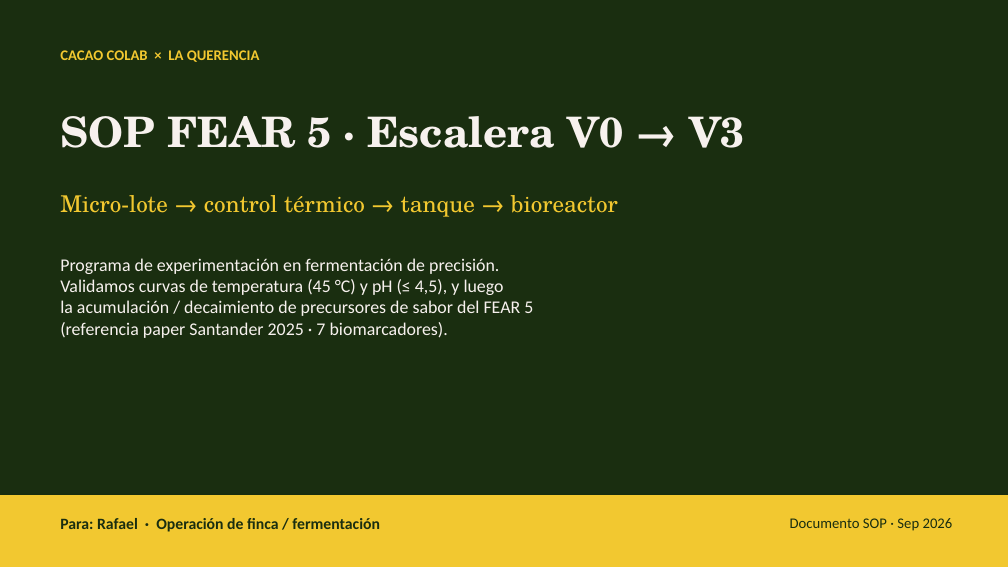
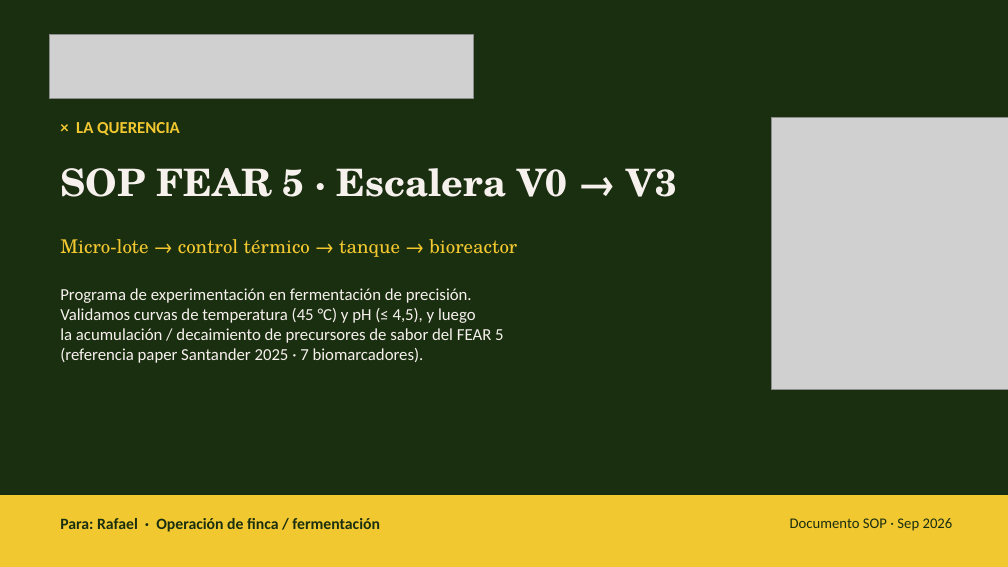
Before and after one commit to amauryamed-svg/cacao-colab, a slide deck: slide 1 of docs/sop/querencia/SOP-V0-V3-FEAR5-La-Querencia.pptx. Drawn at 1008x567 pixels with LibreOffice and Linux fonts; fonts in the diff are those of the drawing; grey boxes stand for pictures. Boxes give left, top, right and bottom in pixels: in the first picture for what was removed or moved away, otherwise in the second. Text is boxed around its words. In the diff, an @@ line names an element or a change of style, - is before the commit and + after.

```diff
--- a/docs/sop/querencia/SOP-V0-V3-FEAR5-La-Querencia.pptx
+++ b/docs/sop/querencia/SOP-V0-V3-FEAR5-La-Querencia.pptx
@@ picture added at <box>49,34,473,98</box> @@
@@ picture added at <box>771,117,1008,389</box> @@
@@ text at <box>76,122,180,135</box>: text changed; size 14 to 16 pt @@
-CACAO COLAB × LA QUERENCIA
+× LA QUERENCIA
@@ text "SOP FEAR 5 · Escalera ...": place and size @@
-text "SOP FEAR 5 · Escalera ..." at <box>60,116,745,148</box>
+text "SOP FEAR 5 · Escalera ..." at <box>60,168,677,197</box>
@@ text "SOP FEAR 5 · Escalera ..." at <box>60,168,677,197</box>: size 40 to 36 pt @@
@@ text "Micro-lote → control térmico → ...": place and size @@
-text "Micro-lote → control térmico → ..." at <box>60,195,618,217</box>
+text "Micro-lote → control térmico → ..." at <box>60,239,517,257</box>
@@ text "Micro-lote → control térmico → ..." at <box>60,239,517,257</box>: size 22 to 18 pt @@
@@ text "Programa de experimentación en fermentación ...": place and size @@
-text "Programa de experimentación en fermentación ..." at <box>60,258,533,338</box>
+text "Programa de experimentación en fermentación ..." at <box>60,288,503,363</box>
@@ text "Programa de experimentación en fermentación ..." at <box>60,288,503,363</box>: size 17 to 16 pt @@
```
Also in this commit, not shown: 13 other slides changed, 11 other files.
